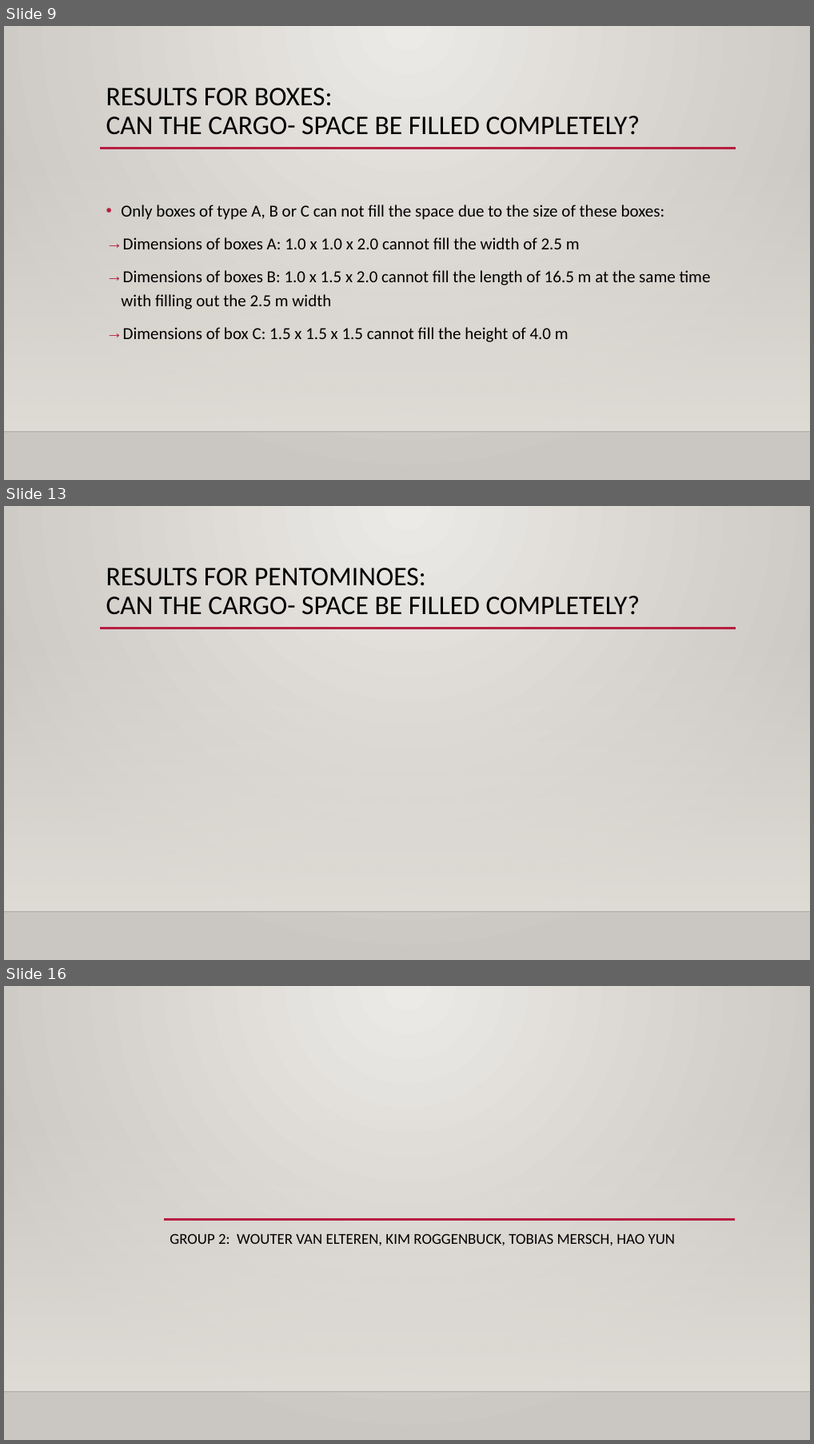
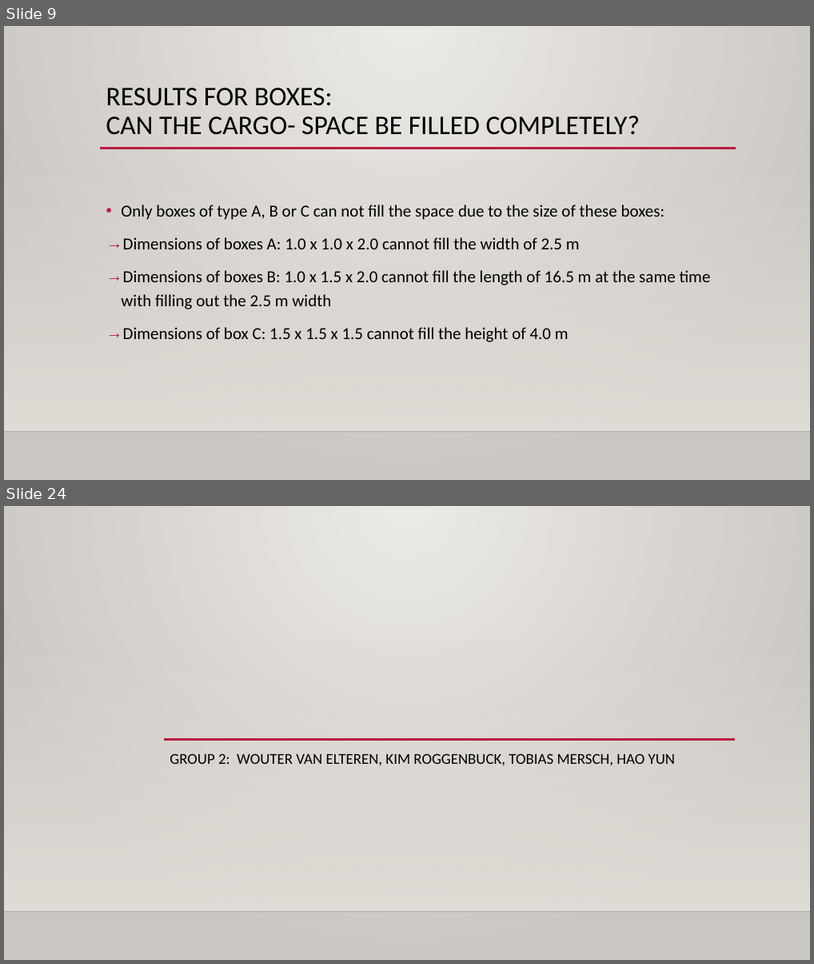
Before and after one commit to 31l3311/Pentominoes, a slide deck: project 3.pptx. Shown one above the other, each under a label of ours: slides 9, 13 and 16 before the commit, slides 9 and 24 after it; the slides between them are not shown. The pictures are 814x1444 and 814x964 pixels, drawn with LibreOffice and Linux fonts; fonts in the diff are those of the drawing; background and template pictures are left out. Boxes give left, top, right and bottom in pixels: in the first picture for what was removed or moved away, otherwise in the second. Text is boxed around its words. In the diff, an @@ line names an element or a change of style, - is before the commit and + after.

```diff
--- a/project 3.pptx
+++ b/project 3.pptx
@@ slide 13 removed at (4, 506, 810, 960), background gradient #ECEAE7 to #CAC7C1; not listed: 3 template elements that a slide beside it also shows @@
@@ title removed at (106, 568, 641, 615) @@
-RESULTS FOR PENTOMINOES:
-CAN THE CARGO- SPACE BE FILLED COMPLETELY?
@@ what was slide 16 is now slide 24 @@
```
Also in this commit, not shown: 8 slides changed, 10 slides added, 1 other slide removed.
